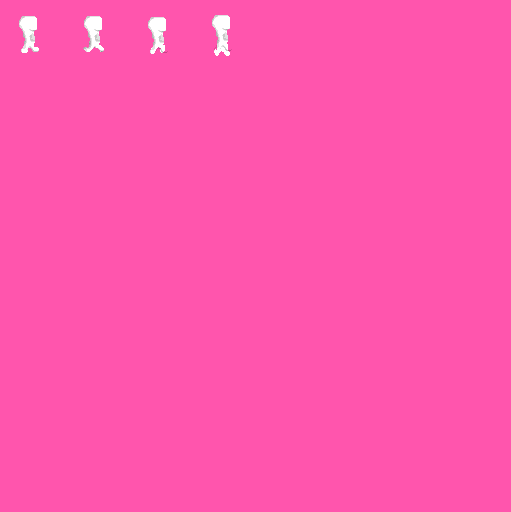
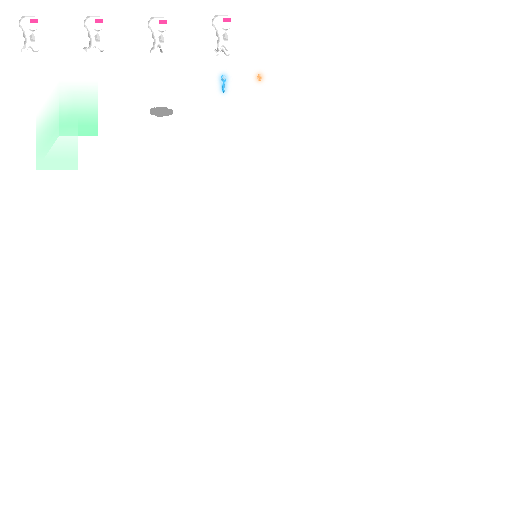
Layer changes from the first 511 x 512 image to the second:
showed "shadow #3", painted on it over (30, 18, 231, 24)
painted on "shadow #7" over (94, 45, 232, 53)
painted on "shadow #2" over (150, 44, 230, 56)
added layer "shadow #9" above "shadow #10" over (221, 74, 262, 93)
added layer "shadow #10" above "shadow #4" over (215, 68, 268, 89)
added layer "shadow #4" above "hi" over (215, 69, 233, 99)
renamed "shadow #4" to "hi", showed it, painted on it over (18, 46, 173, 117)
hid "shadow #8" over (0, 0, 511, 512)
